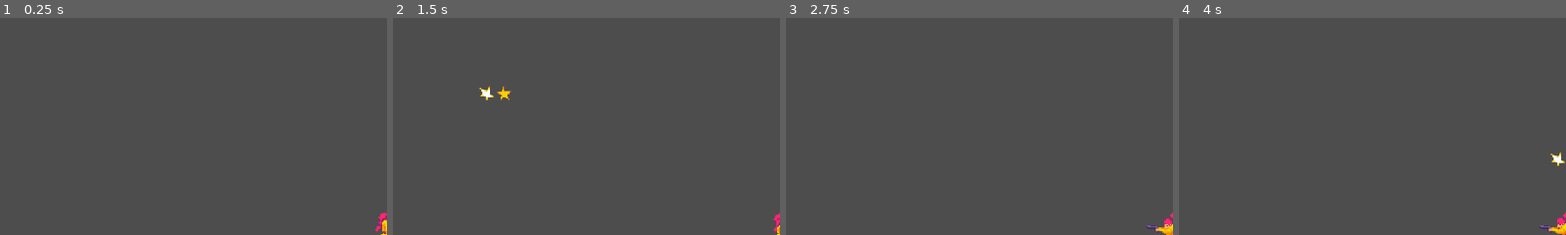
Above: before the commit, frames 1-4 (left to right).
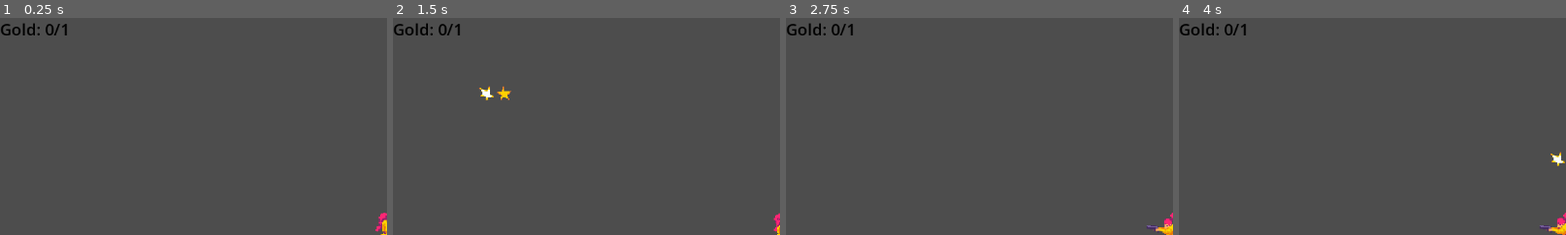
Above: after the commit, the same moments.

Repository: NickYoungren/ChronoQuest
Game: Godot game, scene res://scenes/world.tscn
Same seed, same stepped clock (60 frames per second), same inputs: the game is played once before the commit and once after it.
Inputs:
- Up to frame 1 (0.25 s): no input
- Up to frame 2 (1.5 s): tap Enter (ui_accept) at 0.5, 0.77 s; hold Right (ui_right) from 0.53 s (still down); tap R (rewind) at 0.6 s; tap S (shoot) at 1.35 s
- Up to frame 3 (2.75 s): tap Enter (ui_accept) at 1.52 s; release Right (ui_right) at 2.03 s; hold Left (ui_left) from 2.03 s (still down); tap R (rewind) at 2.1 s
- Up to frame 4 (4 s): keep holding Left (ui_left); tap S (shoot) at 2.85 s; tap Enter (ui_accept) at 3.02, 3.77 s; tap R (rewind) at 3.6 s
The pictures show only the part of the screen within x 0-50%, y 0-50%; the shares and areas given below are measured in that part.

The runs differ from the first frame. In frame 1, 0.4% of the frame differs, in the area x 0-18%, y 2-9%; in frame 2, 0.4%; in frame 3, 0.4%; in frame 4, 0.4%.

Commit message:
Added gold UI and old item

Diff:
--- a/Player/Player.gd
+++ b/Player/Player.gd
@@ -7,6 +7,7 @@
 var b
 var bul
 var flipped = 1
+var goldCount = 0;
 # Get the gravity from the project settings to be synced with RigidBody nodes.
 var gravity = ProjectSettings.get_setting("physics/2d/default_gravity")
 var rew = false
--- /dev/null
+++ b/scenes/CollisionShape2D.gd
@@ -0,0 +1,11 @@
+extends CollisionShape2D
+
+
+# Called when the node enters the scene tree for the first time.
+func _ready():
+	pass # Replace with function body.
+
+
+# Called every frame. 'delta' is the elapsed time since the previous frame.
+func _process(delta):
+	pass
--- /dev/null
+++ b/scenes/Gold.gd
@@ -0,0 +1,12 @@
+extends Label
+
+
+# Called when the node enters the scene tree for the first time.
+func _ready():
+	pass # Replace with function body.
+
+
+# Called every frame. 'delta' is the elapsed time since the previous frame.
+func _process(delta):
+	text = "Gold: " + str(get_node(NodePath("../../Player")).goldCount) + "/1"
+	pass
--- /dev/null
+++ b/scenes/collectible.gd
@@ -0,0 +1,10 @@
+extends Area2D
+
+
+
+
+
+func _on_body_entered(body):
+	if body.name == "Player":
+		get_node(NodePath("../../Player")).goldCount += 1
+		self.queue_free()
--- a/scenes/world.tscn
+++ b/scenes/world.tscn
@@ -1,15 +1,17 @@
-[gd_scene load_steps=10 format=3 uid="uid://bh75dl0kcwri5"]
+[gd_scene load_steps=25 format=3 uid="uid://bh75dl0kcwri5"]
 
 [ext_resource type="PackedScene" uid="uid://cknaqrmajfvur" path="res://Player/Player.tscn" id="1_s32k6"]
-[ext_resource type="PackedScene" path="res://scenes/orb.tscn" id="2_f5gu4"]
+[ext_resource type="PackedScene" uid="uid://bsq35ejpajq2l" path="res://scenes/orb.tscn" id="2_f5gu4"]
 [ext_resource type="Theme" uid="uid://c724pqlra8477" path="res://themes/middle.tres" id="2_seall"]
 [ext_resource type="Theme" uid="uid://b8cisbgf5884q" path="res://themes/left.tres" id="3_r485o"]
 [ext_resource type="PackedScene" uid="uid://by4kypdlorkkv" path="res://scenes/bullet.tscn" id="3_y1f5v"]
 [ext_resource type="Theme" uid="uid://c353f3fjccowq" path="res://themes/right.tres" id="4_jsd7v"]
 [ext_resource type="Texture2D" uid="uid://bgpa3t6qb47e2" path="res://Assets/Sewers pack files/Sewers pack files/Sprites/Front-water/front-water1.png" id="6_vp07e"]
+[ext_resource type="Script" path="res://scenes/collectible.gd" id="7_33bhq"]
 [ext_resource type="Texture2D" uid="uid://b4twv4r22y286" path="res://Assets/Sewers pack files/Sewers pack files/Environment Layers/back.png" id="7_a5x21"]
 [ext_resource type="Texture2D" uid="uid://bv03v6p7tku0w" path="res://Assets/Sewers pack files/Sewers pack files/Environment Layers/front.png" id="8_tebar"]
 [ext_resource type="Texture2D" uid="uid://cyxgpvphrrkry" path="res://Assets/Sewers pack files/Sewers pack files/Environment Layers/tileset.png" id="9_4vx2v"]
+[ext_resource type="Script" path="res://scenes/Gold.gd" id="11_r2hig"]
 
 [sub_resource type="RectangleShape2D" id="RectangleShape2D_qg165"]
 size = Vector2(1153.5, 186)
@@ -25,6 +27,10 @@
 
 [sub_resource type="RectangleShape2D" id="RectangleShape2D_kvffn"]
 size = Vector2(20, 58)
+
+[sub_resource type="SpriteFrames" id="SpriteFrames_0qmcq"]
+
+[sub_resource type="CircleShape2D" id="CircleShape2D_17jwo"]
 
 [sub_resource type="TileSetAtlasSource" id="TileSetAtlasSource_1heff"]
 texture = ExtResource("6_vp07e")
@@ -506,14 +512,12 @@
 
 [node name="floorleft" type="Panel" parent="floor"]
 layout_mode = 0
-layout_mode = 0
 offset_left = -74.0
 offset_right = 14.0
 offset_bottom = 197.0
 theme = ExtResource("3_r485o")
 
 [node name="floorright" type="Panel" parent="floor"]
-layout_mode = 0
 layout_mode = 0
 offset_left = 1120.0
 offset_right = 1208.0
@@ -532,15 +536,36 @@
 offset_right = 20.0
 offset_bottom = 27.0
 
-[node name="Area2D" type="Area2D" parent="StaticBody2D2"]
-
-[node name="CollisionShape2D" type="CollisionShape2D" parent="StaticBody2D2/Area2D"]
+[node name="Gold" type="Area2D" parent="StaticBody2D2"]
+position = Vector2(330, 350)
+script = ExtResource("7_33bhq")
+
+[node name="CollisionShape2D" type="CollisionShape2D" parent="StaticBody2D2/Gold"]
 position = Vector2(711, 415)
 shape = SubResource("RectangleShape2D_kvffn")
+
+[node name="AnimatedSprite2D" type="AnimatedSprite2D" parent="StaticBody2D2/Gold"]
+sprite_frames = SubResource("SpriteFrames_0qmcq")
+
+[node name="Area2D2" type="Area2D" parent="StaticBody2D2"]
+
+[node name="CollisionShape2D" type="CollisionShape2D" parent="StaticBody2D2/Area2D2"]
+shape = SubResource("CircleShape2D_17jwo")
 
 [node name="TileMap" type="TileMap" parent="."]
 tile_set = SubResource("TileSet_508vb")
 format = 2
 layer_0/tile_data = PackedInt32Array(1638445, 65539, 2, 1703981, 65539, 2, 1769517, 65539, 2, 1769518, 65539, 2, 170398 …(228 unchanged characters)…
 
-[connection signal="body_entered" from="StaticBody2D2/Area2D" to="Player" method="_on_area_2d_body_entered"]
+[node name="UI" type="CanvasLayer" parent="."]
+
+[node name="Gold" type="Label" parent="UI"]
+offset_right = 40.0
+offset_bottom = 34.0
+theme_override_colors/font_color = Color(0, 0, 0, 1)
+theme_override_font_sizes/font_size = 24
+script = ExtResource("11_r2hig")
+
+[connection signal="body_entered" from="StaticBody2D2/Gold" to="Player" method="_on_area_2d_body_entered"]
+[connection signal="body_entered" from="StaticBody2D2/Gold" to="Player" method="_on_collectible_body_entered"]
+[connection signal="body_entered" from="StaticBody2D2/Gold" to="StaticBody2D2/Gold" method="_on_body_entered"]
